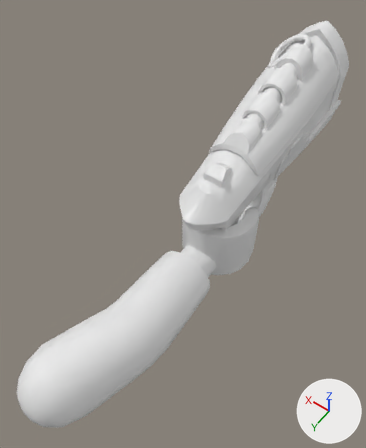
One commit to the glTF model public/game/files/assets/189995627/1/blaster.glb: the scene before it, then after it.
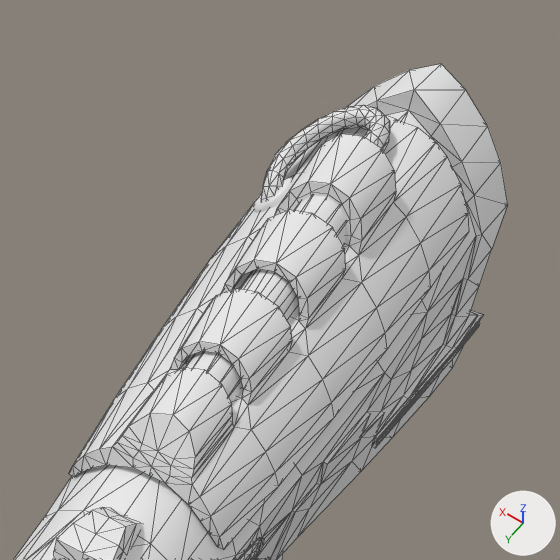
Each version appears first whole from a 50 mm lens placed at (-0.264, 0.576, 0.781), pointed at (0.026, 0.171, 0.144), and next in a close-up on the part from 51% to 100% of the width and 0% to 40% of the height. Every picture has the same lights, and +X, +Y and +Z are marked at lower right. The close-ups show mesh edges as thin lines. Where no turn or scale is listed for an object, it has been applied to the vertices.

Objects in the first close-up: 'blaster10_geo', 'blaster11_geo', 'blaster3_geo', 'blaster4_geo', 'blaster5_geo', 'blaster8_geo'.
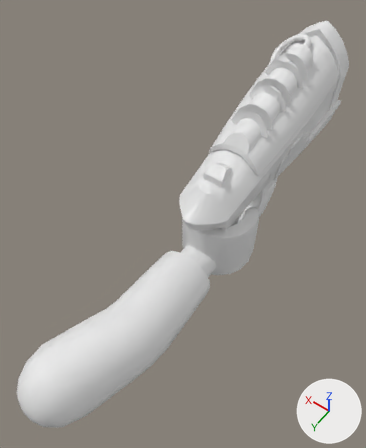
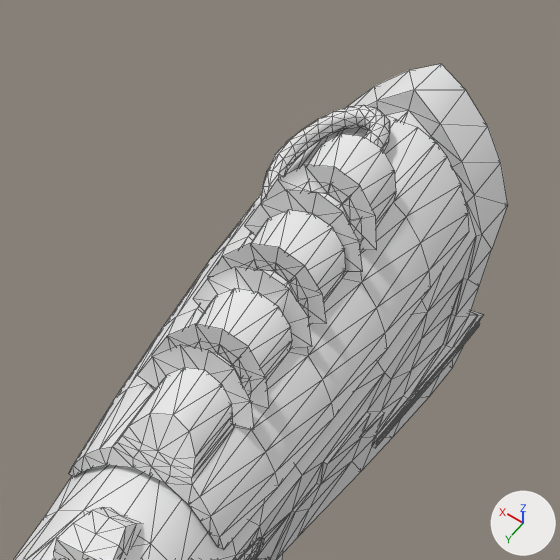
Pixel boxes [x1, y1, x2, y2] of what changed, in the close-ups (560 x 560 px):
```json
{"object": "blasterlight01_geo", "change": "added", "after": [244, 165, 377, 272]}
{"object": "blasterlight02_geo", "change": "added", "after": [193, 243, 327, 349]}
{"object": "blasterlight03_geo", "change": "added", "after": [138, 324, 269, 430]}
{"object": "blaster8_geo", "change": "unchanged, covered by the edit", "before": [185, 196, 346, 403]}
```

The change, as JSON lines over the scene's bpy script:
```json
{"op": "add", "block": "me_mesh_15", "code": ["me_mesh_15 = bpy.data.meshes.new('Mesh_15')", "me_mesh_15.from_pydata(...)  # 32 vertices, 36 faces; spans x -0.0334..0.0339, y 0.0126..0.0332, z 0.2504..0.2878"]}
{"op": "add", "block": "me_mesh_14", "code": ["me_mesh_14 = bpy.data.meshes.new('Mesh_14')", "me_mesh_14.from_pydata(...)  # 30 vertices, 36 faces; spans x -0.0335..0.034, y -0.0372..-0.0152, z 0.2659..0.3055"]}
{"op": "add", "block": "me_mesh_13", "code": ["me_mesh_13 = bpy.data.meshes.new('Mesh_13')", "me_mesh_13.from_pydata(...)  # 39 vertices, 36 faces; spans x -0.0334..0.0339, y -0.089..-0.0652, z 0.2811..0.3222"]}
{"op": "add", "block": "ob_blasterlight03_geo", "code": ["ob_blasterlight03_geo = bpy.data.objects.new('blasterlight03_geo', me_mesh_15)", "ob_blasterlight03_geo.location = (0.0, 0.0, 0.0)"]}
{"op": "add", "block": "ob_blasterlight02_geo", "code": ["ob_blasterlight02_geo = bpy.data.objects.new('blasterlight02_geo', me_mesh_14)", "ob_blasterlight02_geo.location = (0.0, 0.0, 0.0)"]}
{"op": "add", "block": "ob_blasterlight01_geo", "code": ["ob_blasterlight01_geo = bpy.data.objects.new('blasterlight01_geo', me_mesh_13)", "ob_blasterlight01_geo.location = (0.0, 0.0, 0.0)"]}
```
